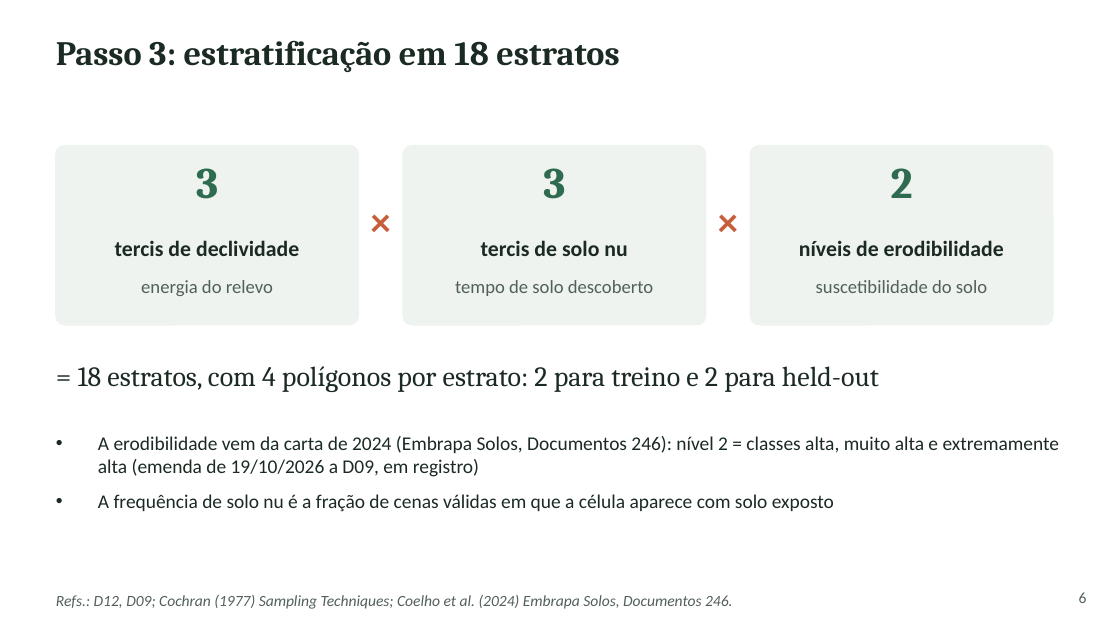
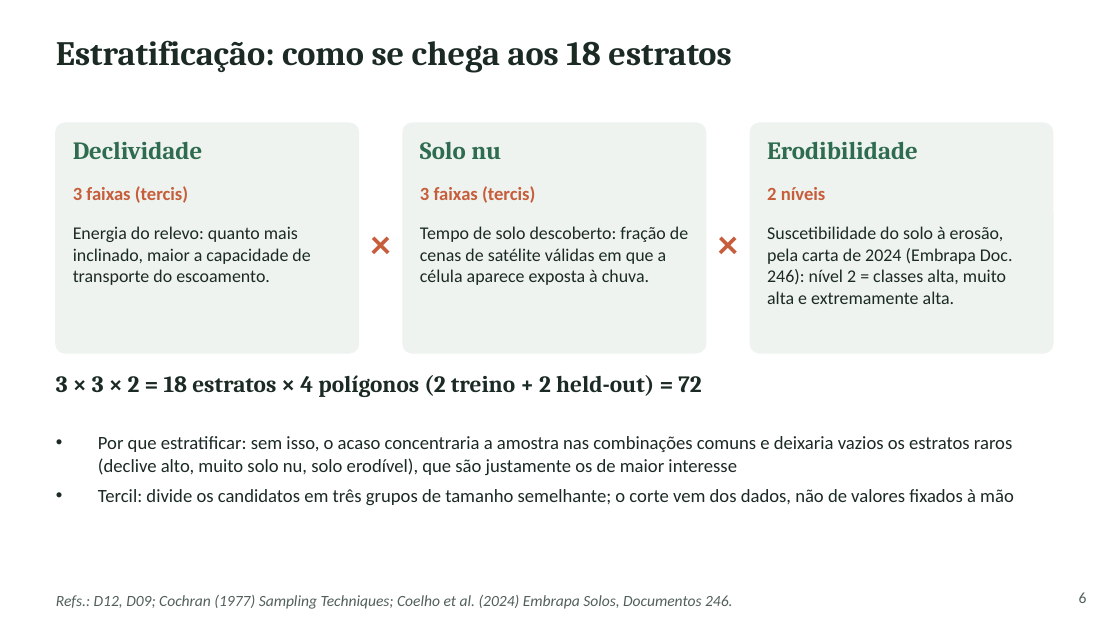
Before and after one commit to RedZardoz/localizador-erosao-v02, a slide deck: slide 6 of docs/Apresentacao_SAREL_Plataforma_Metodo_Desafios.pptx. Drawn at 1120x630 pixels with LibreOffice and Linux fonts; fonts in the diff are those of the drawing. Boxes give left, top, right and bottom in pixels: in the first picture for what was removed or moved away, otherwise in the second. Text is boxed around its words. In the diff, an @@ line names an element or a change of style, - is before the commit and + after.

```diff
--- a/docs/Apresentacao_SAREL_Plataforma_Metodo_Desafios.pptx
+++ b/docs/Apresentacao_SAREL_Plataforma_Metodo_Desafios.pptx
@@ text at <box>56,40,731,73</box>: text changed @@
-Passo 3: estratificação em 18 estratos
+Estratificação: como se chega aos 18 estratos
@@ rounded rectangle: place and size @@
-rounded rectangle at <box>56,146,358,325</box>
+rounded rectangle at <box>56,123,358,353</box>
@@ text at <box>73,141,203,159</box>: text changed; size 28 to 16 pt @@
-3
+Declividade
@@ rounded rectangle: place and size @@
-rounded rectangle at <box>403,146,706,325</box>
+rounded rectangle at <box>403,123,706,353</box>
@@ text at <box>420,141,501,159</box>: text changed; size 28 to 16 pt @@
-3
+Solo nu
@@ proportions changed in 3 elements at <box>56,123,358,353</box>, <box>403,123,706,353</box>, <box>750,123,1053,353</box> @@
@@ rounded rectangle: place and size @@
-rounded rectangle at <box>750,146,1053,325</box>
+rounded rectangle at <box>750,123,1053,353</box>
@@ text at <box>767,141,918,159</box>: text changed; size 28 to 16 pt @@
-2
+Erodibilidade
@@ text at <box>73,186,188,203</box>: text changed; size 14 to 12 pt; text colour #1B2A22 to #C65D3B @@
-tercis de declividade
+3 faixas (tercis)
@@ text at <box>420,186,535,203</box>: text changed; size 14 to 12 pt; text colour #1B2A22 to #C65D3B @@
-tercis de solo nu
+3 faixas (tercis)
@@ text at <box>767,187,826,200</box>: text changed; size 14 to 12 pt; text colour #1B2A22 to #C65D3B @@
-níveis de erodibilidade
+2 níveis
@@ text at <box>73,226,310,285</box>: text changed; size 12 to 11.5 pt; text colour #52605A to #1B2A22 @@
-energia do relevo
+Energia do relevo: quanto mais inclinado, maior a capacidade de transporte do escoamento.
@@ text "×": place and size @@
-text "×" at <box>358,196,403,263</box>
+text "×" at <box>358,218,403,286</box>
@@ text at <box>420,226,688,285</box>: text changed; size 12 to 11.5 pt; text colour #52605A to #1B2A22 @@
-tempo de solo descoberto
+Tempo de solo descoberto: fração de cenas de satélite válidas em que a célula aparece exposta à chuva.
@@ text "×": place and size @@
-text "×" at <box>706,196,750,263</box>
+text "×" at <box>706,218,750,286</box>
@@ text at <box>767,226,1013,304</box>: text changed; size 12 to 11.5 pt; text colour #52605A to #1B2A22 @@
-suscetibilidade do solo
+Suscetibilidade do solo à erosão, pela carta de 2024 (Embrapa Doc. 246): nível 2 = classes alta, muito alta e extremamente alta.
@@ text at <box>56,375,701,397</box>: text changed; size 18 to 15 pt; bold on @@
-= 18 estratos, com 4 polígonos por estrato: 2 para treino e 2 para held-out
+3 × 3 × 2 = 18 estratos × 4 polígonos (2 treino + 2 held-out) = 72
@@ text at <box>98,436,1014,505</box>: text changed; size 12.5 to 12 pt @@
-• A erodibilidade vem da carta de 2024 (Embrapa Solos, Documentos 246): nível 2 = classes alta, muito alta e extremamente alta (emenda de 19/10/2026 a D09, em registro)
-• A frequência de solo nu é a fração de cenas válidas em que a célula aparece com solo exposto
+• Por que estratificar: sem isso, o acaso concentraria a amostra nas combinações comuns e deixaria vazios os estratos raros (declive alto, muito solo nu, solo erodível), que são justamente os de maior interesse
+• Tercil: divide os candidatos em três grupos de tamanho semelhante; o corte vem dos dados, não de valores fixados à mão
```
Also in this commit, not shown: 4 other slides changed.
